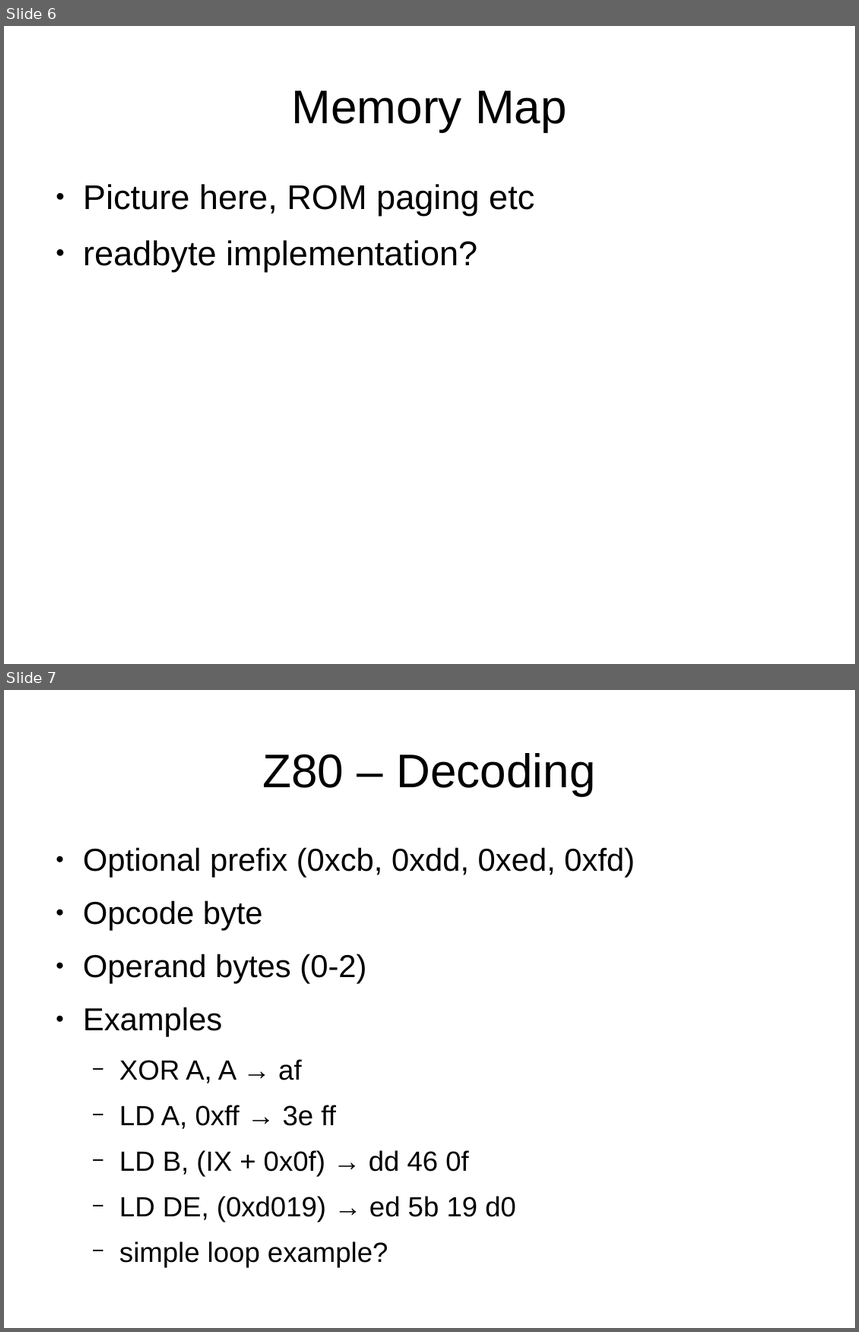
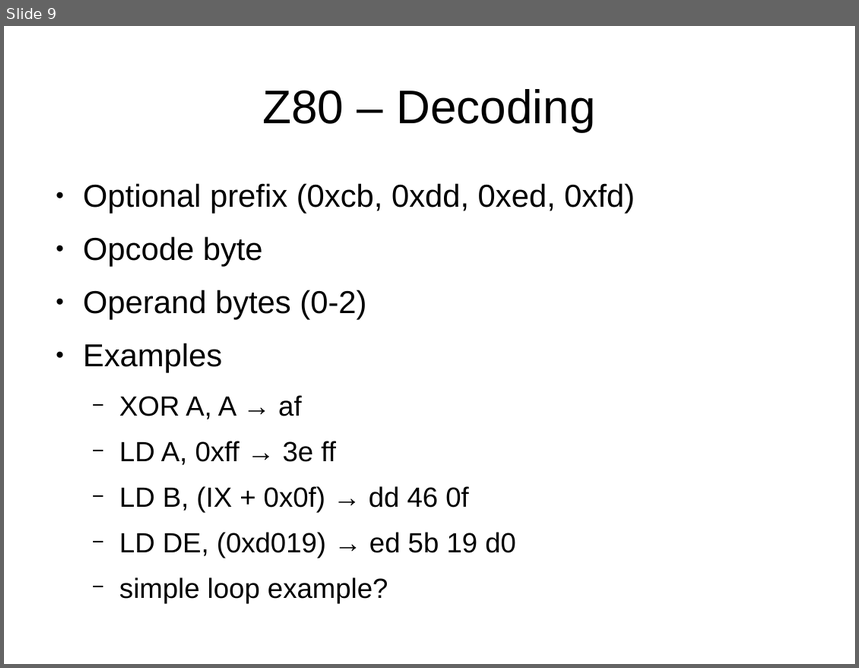
Before and after one commit to mattgodbolt/miracle-sms-emulator, a slide deck: emulating.odp. Shown one above the other, each under a label of ours: slides 6 and 7 before the commit, slide 9 after it. The pictures are 859x1332 and 859x668 pixels, drawn with LibreOffice and Linux fonts; fonts in the diff are those of the drawing. Boxes give left, top, right and bottom in pixels: in the first picture for what was removed or moved away, otherwise in the second. Text is boxed around its words. In the diff, an @@ line names an element or a change of style, - is before the commit and + after.

```diff
--- a/emulating.odp
+++ b/emulating.odp
@@ slide 6 removed at bbox=[4, 26, 855, 664], background #FFFFFF @@
@@ title removed at bbox=[292, 91, 567, 132] @@
-Memory Map
@@ text removed at bbox=[83, 184, 534, 272] @@
-● Picture here, ROM paging etc
-● readbyte implementation?
@@ what was slide 7 is now slide 9 @@
```
Also in this commit, not shown: 3 slides changed, 4 slides added, 1 other slide removed, 1 other file.
